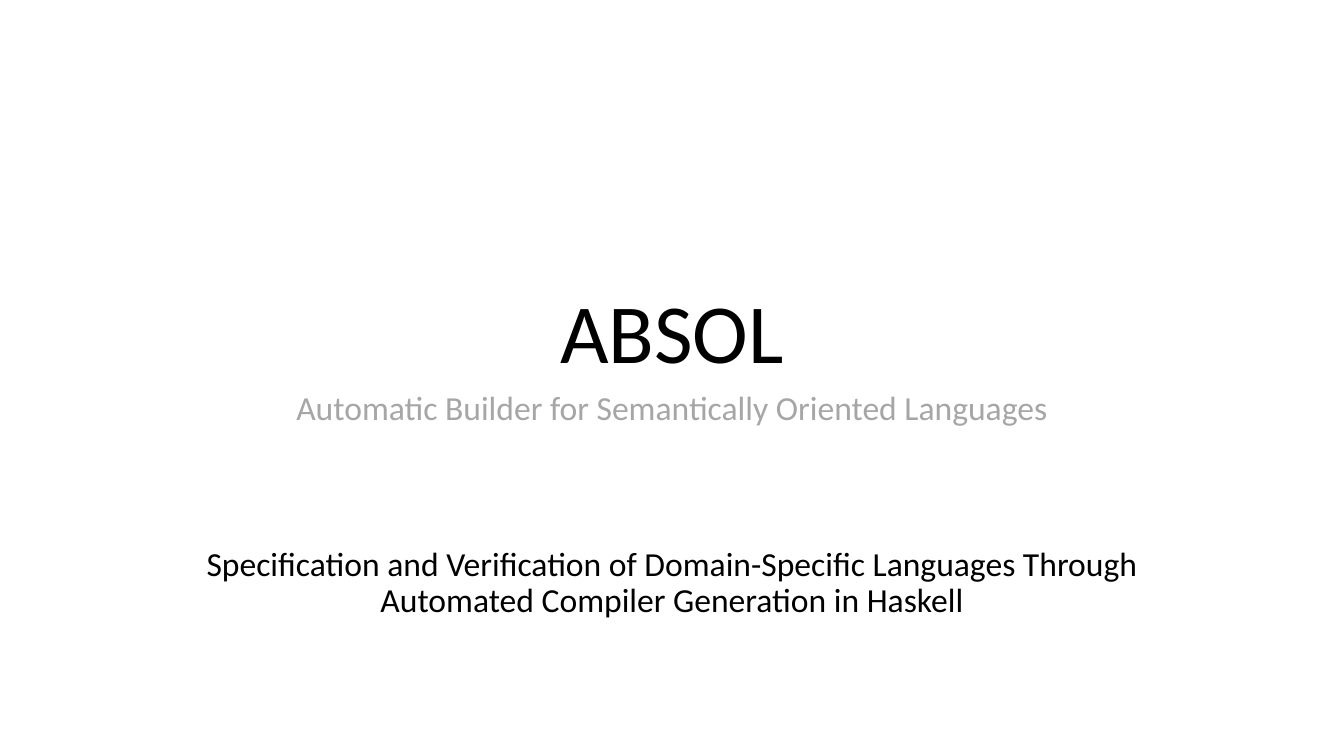
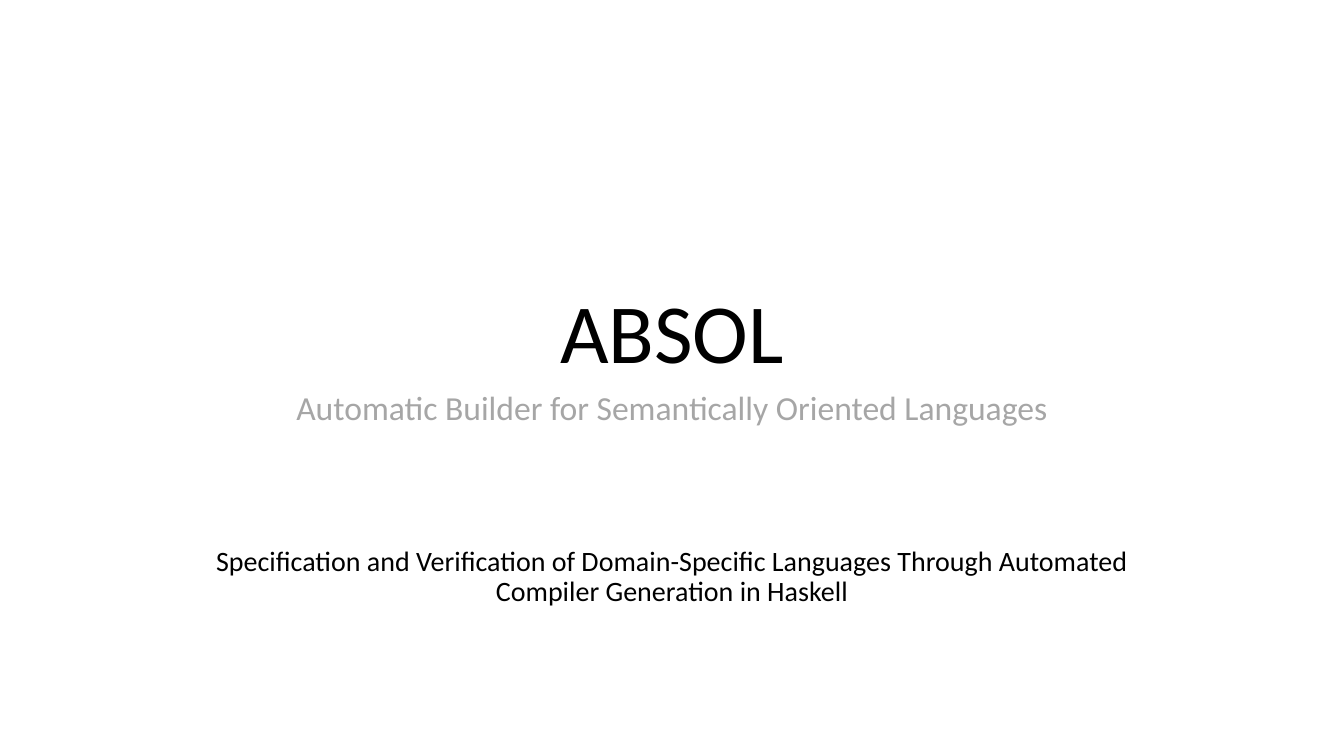
Before and after one commit to iamrecursion/absol, a slide deck: slide 1 of doc/demonstration_of_progress/ABSOL.pptx. Drawn at 1344x756 pixels with LibreOffice and Linux fonts; fonts in the diff are those of the drawing; background and template pictures are left out. Boxes give left, top, right and bottom in pixels: in the first picture for what was removed or moved away, otherwise in the second. Text is boxed around its words. In the diff, an @@ line names an element or a change of style, - is before the commit and + after.

```diff
--- a/doc/demonstration_of_progress/ABSOL.pptx
+++ b/doc/demonstration_of_progress/ABSOL.pptx
@@ subtitle "Specification and Verification of Domain-Specific ..." at (x1=216, y1=551, x2=1127, y2=606): size 24 to 20 pt @@
```
Also in this commit, not shown: 4 other slides changed, 1 other file.
